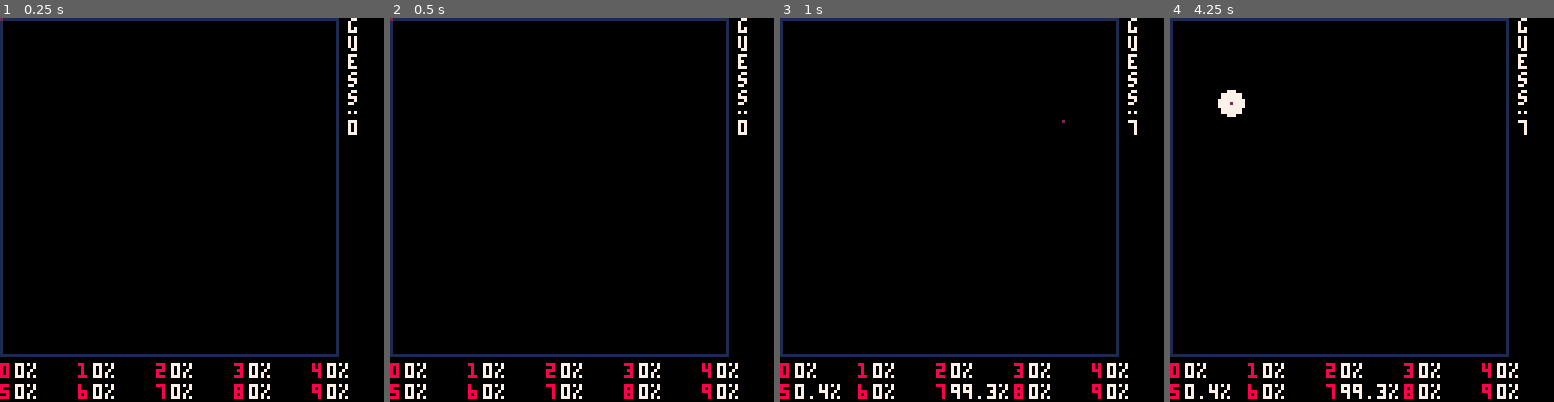
Above: before the commit, frames 1-4 (left to right).
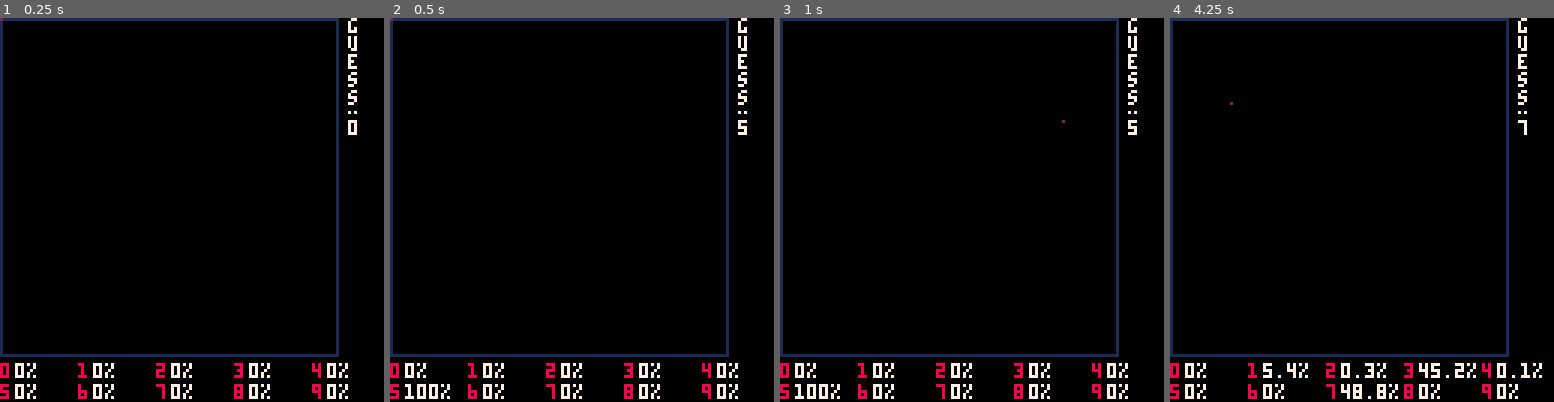
Above: after the commit, the same moments.

Repository: antoj2/NeuralNetwork.p8
Game: PICO-8 cartridge neuralnetwork.p8
Same seed, same stepped clock (60 frames per second), same inputs: the game is played once before the commit and once after it.
Inputs (mouse positions are in pixels of both pictures, inside the frame that each line leads up to):
- Up to frame 1 (0.25 s): no input
- Up to frame 2 (0.5 s): tap X (X key) at 0.33 s
- Up to frame 3 (1 s): click (1060, 121) at 0.67 s; tap O (Z key) at 0.7 s
- Up to frame 4 (4.25 s): tap X (X key) at 1.07, 1.85, 2.97, 4.08 s; click (1216, 267) at 1.22 s; tap O (Z key) every 0.4 s from 1.7 to 4.1 s; click (1277, 114) at 1.77 s; click (1342, 259) at 2.32 s; click (1404, 106) at 2.87 s; click (1465, 256) at 3.42 s; click (1231, 102) at 3.97 s

Frame 1 is identical in both runs. In frame 2, 0.2% of the frame differs, in the area x 3-93%, y 27-100%; in frame 3, 0.4%; in frame 4, 1.2%, in the area x 7-97%, y 18-100%.

Commit message:
various performance improvements on pico8

Diff:
--- a/neuralnetwork.p8
+++ b/neuralnetwork.p8
@@ -7,8 +7,6 @@
 scalew = 0.06287362800369398
 scaleb = 0.050924302892707
 
-printh("\n#### INIT ####\n")
-
 function dequantize(qw, scale)
 	return qw * scale
 end
@@ -18,7 +16,7 @@
 end
 
 function sigmoid(x)
-	return 1 / (1 + exp(-x))
+	return x / (1 + abs(x))
 end
 
 -- Super simple dot product function
@@ -61,41 +59,16 @@
 	return result
 end
 
-PI = 3.14159
-
-function lanczos(x, a)
-	if x == 0 then
-		return 1
-	end
-	if -a <= x and x < a then
-		return a * sin(PI * x) * sin(PI * x / a) / (PI*PI * x*x)
-	end
-	return 0
-end
-
-function interpolate(input, a)
+-- Nearest neighbor interpolation
+-- Doesn't actually mimic the way the MNIST dataset is created but it seems to work fine? Lmk if there's a better way that doesn't compromise performance
+function interpolate(input)
 	local out = {}
 	for y=1,28 do
 		out[y] = {}
 		for x=1,28 do
-			local x_in = x * (112 / 28)
-			local y_in = y * (112 / 28)
-
-			local sum = 0
-			local weighted_sum = 0
-
-			for dx=-a+1,a do
-				for dy=-a+1,a do
-					local src_x = x_in + dx
-					local src_y = y_in + dy
-					if src_x >= 1 and src_x <= 112 and src_y >= 1 and src_y <= 112 then
-						local w = lanczos(x_in - src_x, a) * lanczos(y_in - src_y, a)
-						sum += input[src_y][src_x] * w
-						weighted_sum += w
-					end
-				end
-			end
-			out[y][x] = sum / weighted_sum
+			local src_x = flr(x*4)
+			local src_y = flr(y*4)
+			out[y][x] = input[src_y][src_x]
 		end
 	end
 	return out
@@ -110,7 +83,9 @@
 			weights[i][row] = {}
 			for col=1, size[i] do
 				local num = @c
-				local real_num = ((num & 0b11110000) >> 4) | ((num & 0b1111) << 4)
+
+				-- dequantize
+				local real_num = (num << 4 & 0xf0) | (num >> 4 & 0x0f)
 				real_num = (real_num < 128) and real_num or (real_num - 256)
 				weights[i][row][col] = dequantize(real_num, scalew)
 				c += 1
@@ -126,7 +101,7 @@
 		biases[i] = {}
 		for row=1, size[i+1] do
 			local num = @c
-			local real_num = ((num & 0b11110000) >> 4) | ((num & 0b1111) << 4)
+			local real_num = (num << 4 & 0xf0) | (num >> 4 & 0x0f)
 			real_num = (real_num < 128) and real_num or (real_num - 256)
 			biases[i][row] = dequantize(real_num, scaleb)
 			c += 1
@@ -159,6 +134,7 @@
 	init_weights()
 	init_biases()
 	a = {}
+	drawn = {}
 	result = {}
 	click = false
 	btnpos = {0,0}
@@ -169,6 +145,9 @@
 	a = {0,0,0,0,0,0,0,0,0,0}
 	cur_time = 0
 	time_spent = 0
+	g = {'g','u','e','s','s'}
+	flat = {}
+	printh("\n#### INIT ####\n")
 end
 
 function _update()
@@ -187,11 +166,10 @@
 	if btnp(5) then
 		printh("\nnew guess\n")
 		local drawn = get_drawn()
-		local lanczosed = interpolate(drawn, 2)
-		local flat = {}
-		for i=1, #lanczosed do
-			for j=1, #lanczosed[i] do
-				flat[(i-1)*28+j] = lanczosed[i][j] / 7
+		local interpolated = interpolate(drawn)
+		for i=1, #interpolated do
+			for j=1, #interpolated[i] do
+				flat[(i-1)*28+j] = interpolated[i][j] / 7
 			end
 		end
 
@@ -199,23 +177,17 @@
 		a = result[1]
 		sm = result[2]
 
-		for i=1, #sm do
-			printh(round_to_2(a[i]*100))
-		end
-
-		local max = get_idx_of_max(sm)
-		guess = max - 1
+		guess = get_idx_of_max(sm) - 1
 	end
 end
 
 function _draw()
 	cls()
 
-	local g = "guess"
 	for i=1, #g do
-		local c = sub(g, i, i)
-		print(c,116,(i-1)*6,7)
-	end
+		print(g[i],116,(i-1)*6,7)
+	end
+
 	-- colon
 	pset(116,31,7)
 	pset(118,31,7)
@@ -244,19 +216,19 @@
 	pset(btnpos[1], btnpos[2], 2)
 end
 
-function print_image(x)
-	for i,v in ipairs(x) do
-		local index = flr(#cols*v)
-		local color = cols[index]
-		local x = (i % 28)*4
-		local y = flr(i / 28)*4
-		for j=x,x+3 do
-			for k=y,y+3 do
-				pset(j, k, color)
-			end
-		end
-	end
-end
+-- function print_image(x)
+-- 	for i,v in ipairs(x) do
+-- 		local index = flr(#cols*v)
+-- 		local color = cols[index]
+-- 		local x = (i % 28)*4
+-- 		local y = flr(i / 28)*4
+-- 		for j=x,x+3 do
+-- 			for k=y,y+3 do
+-- 				pset(j, k, color)
+-- 			end
+-- 		end
+-- 	end
+-- end
 
 function get_idx_of_max(x)
 	local max = 1
@@ -273,8 +245,7 @@
 	for y=1, 28*4 do
 		arr[y] = {}
 		for x=1, 28*4 do
-			local col = pget(x,y)
-			arr[y][x] = col
+			arr[y][x] = pget(x,y)
 		end
 	end
 	return arr
Not shown, changed: pyproject.toml
